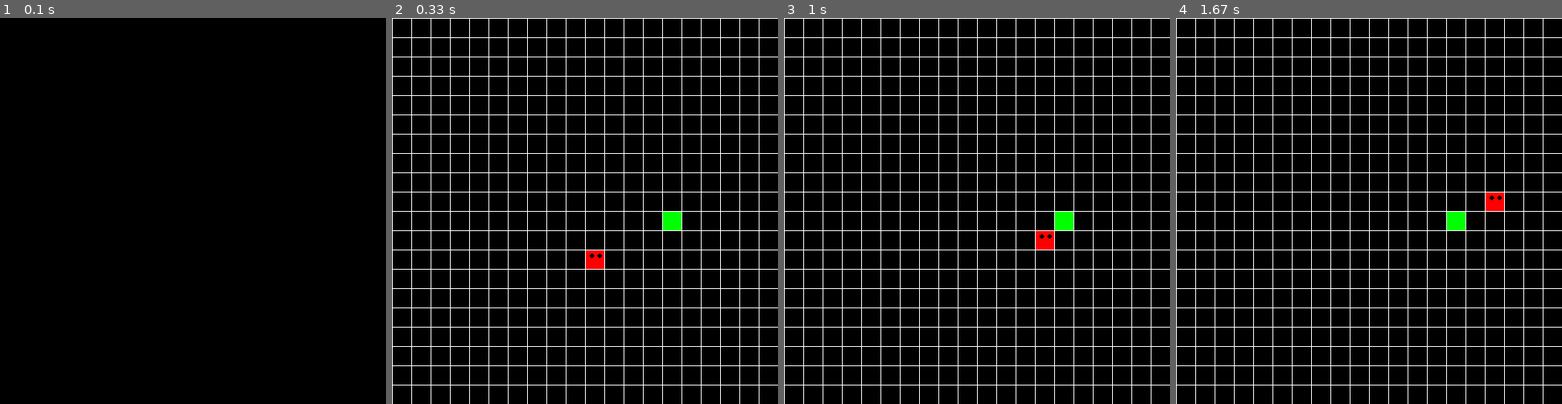
Above: before the commit, frames 1-4 (left to right).
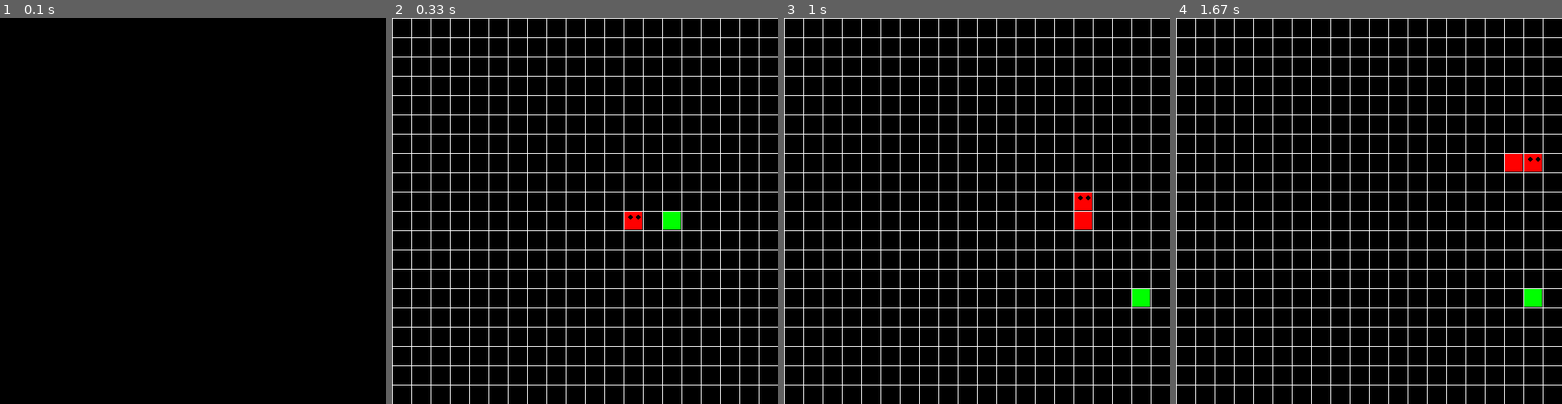
Above: after the commit, the same moments.

Repository: Jakub93-vim/PyGame
Game: pygame game, started from SnakeGame.py
The game is run twice, just before and just after one commit, with the same random seed, the same clock (stepped at 60 frames per second) and the same inputs.
Inputs:
- Up to frame 1 (0.1 s): no input
- Up to frame 2 (0.33 s): no input
- Up to frame 3 (1 s): hold Right 0.33-0.8 s; hold Up from 0.83 s (still down)
- Up to frame 4 (1.67 s): release Up at 1.3 s; hold Right from 1.33 s (still down)

Frame 1 is identical in both runs. In frame 2, 0.4% of the frame differs, in the area x 50-75%, y 50-65%; in frame 3, 1.1%, in the area x 65-95%, y 45-75%; in frame 4, 1.1%.

Commit message:
snake works !

Diff:
--- a/SnakeGame.py
+++ b/SnakeGame.py
@@ -13,6 +13,8 @@
 
 class cube(object):
     rows = 20
+    w = 500
+
     def __init__(self,start, dirnx=1, dirny=0,color=(255,0,0)):
 
         self.color = color
@@ -23,17 +25,17 @@
     def move(self, dirnx, dirny):
         self.dirnx = dirnx
         self.dirny = dirny
-        self.pos = (self.pos[0] + dirnx, self.pos[1] + dirny)
+        self.pos = (self.pos[0] + self.dirnx, self.pos[1] + self.dirny)
 
     def draw(self, surface, eyes = False):
-        dis = width / rows
-        pygame.draw.rect(surface, self.color, ((self.pos[0]*dis+1,self.pos[1]*dis+1),(24,24)))
+        dis = self.w / self.rows
+        i = self.pos[0]
+        j = self.pos[1]
+        pygame.draw.rect(surface, self.color, (i * dis + 1, j * dis + 1, dis - 2, dis - 2))
 
         if eyes:
             centre = dis // 2
             radius = 3
-            i = self.pos[0]
-            j = self.pos[1]
             circleMiddle = (i * dis + centre - radius, j * dis + 8)
             circleMiddle2 = (i * dis + dis - radius * 2, j * dis + 8)
             pygame.draw.circle(surface, (0, 0, 0), circleMiddle, radius)
@@ -91,7 +93,7 @@
                     body_part.pos = (body_part.pos[0],body_part.rows)
                 elif body_part.pos[1] >= 20 and body_part.dirny == 1:
                     body_part.pos = (body_part.pos[0],0)
-                body_part.move(self.dirnx, self.dirny )
+                body_part.move(body_part.dirnx, body_part.dirny )
 
     def draw(self, surface):
 
